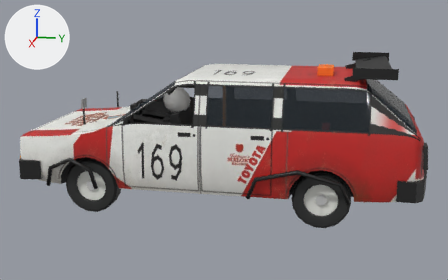
One commit to the glTF model public/cars/field/models/169.glb: the scene before it, then after it.
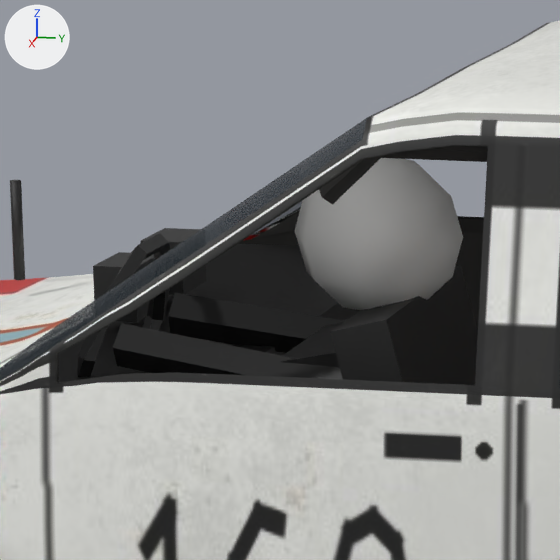
There are two pictures of each version: one whole from a camera (50 mm lens) standing at (6.6, 1.4, 2.33) and looking at (0.03, 0.09, 0.68), one close up on the part from 26% to 46% of the width and 22% to 55% of the height. The lights are fixed; the arrows at upper left show +X, +Y and +Z. The older version's two pictures come first. Vertices at exactly the same position are counted once.

Names of what the first close-up shows: 'body'.
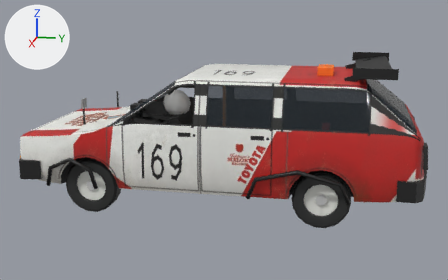
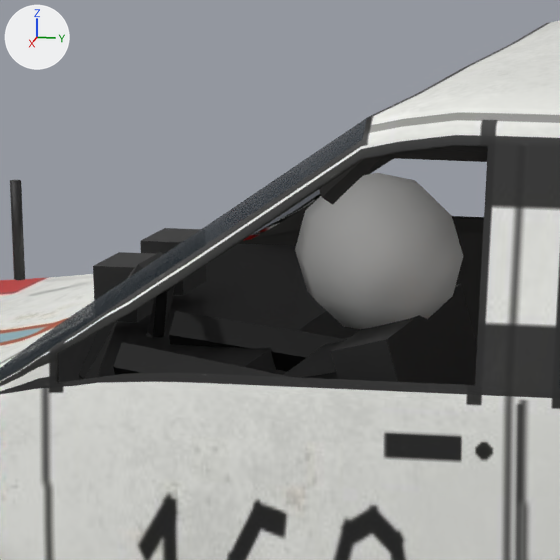
Boxes [x1, y1, x2, y2] around the edits, measured in the close-ups (560 x 560 px; the box of a moved part takes in the faces that stretch with it):
part 1 of me_body_mesh, moved or reshaped
    before: [295, 158, 463, 310]
    after: [295, 173, 463, 329]
part 2 of me_body_mesh, moved or reshaped
    before: [58, 146, 488, 385]
    after: [79, 146, 488, 385]
part 3 of me_body_mesh, surface changed
    before: [113, 155, 417, 379]
    after: [76, 156, 381, 380]

Patch to the scene script:
```diff
--- a/public/cars/field/models/169.glb.py
+++ b/public/cars/field/models/169.glb.py
@@ me_body_mesh @@
 me_body_mesh.from_pydata(...)  # 4181 vertices, 7706 faces; spans x -0.86..0.86, y -2.03..2.21, z 0.26..1.6
 # used by ob_body; location = (0.0, 0.0, 0.0)
+# me_body_mesh part 1: the loose piece of 42 vertices spanning x 0.25..0.51, y -0.49..-0.19, z 1.04..1.32 is moved by (0.0, 0.0, -0.03)
+# me_body_mesh part 2: 157 of 4181 vertices moved; they spanned x -0.75..0.75, y -0.98..-0.03, z 0.36..1.4 and now span x -0.75..0.75, y -0.98..-0.03, z 0.33..1.4; mean shift (0.0, 0.0, -0.02); largest move (-0.73, -0.98, 0.81) -> (0.63, -0.11, 0.43)
+# me_body_mesh part 3: 63 kept faces spanning x -0.75..0.75, y -0.98..-0.03, z 0.33..1.4 get new texture (UV) coordinates
 me_body_mesh.materials.append(mat_car169_livery)
```
